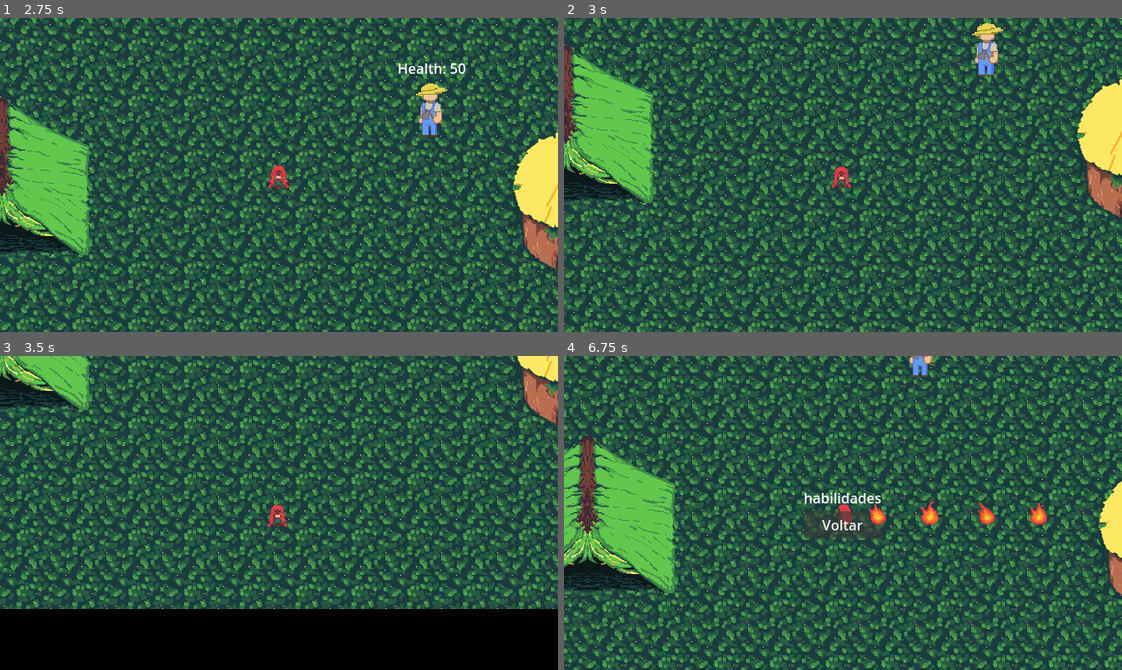
Above: before the commit, frames 1-4 (two rows, left to right).
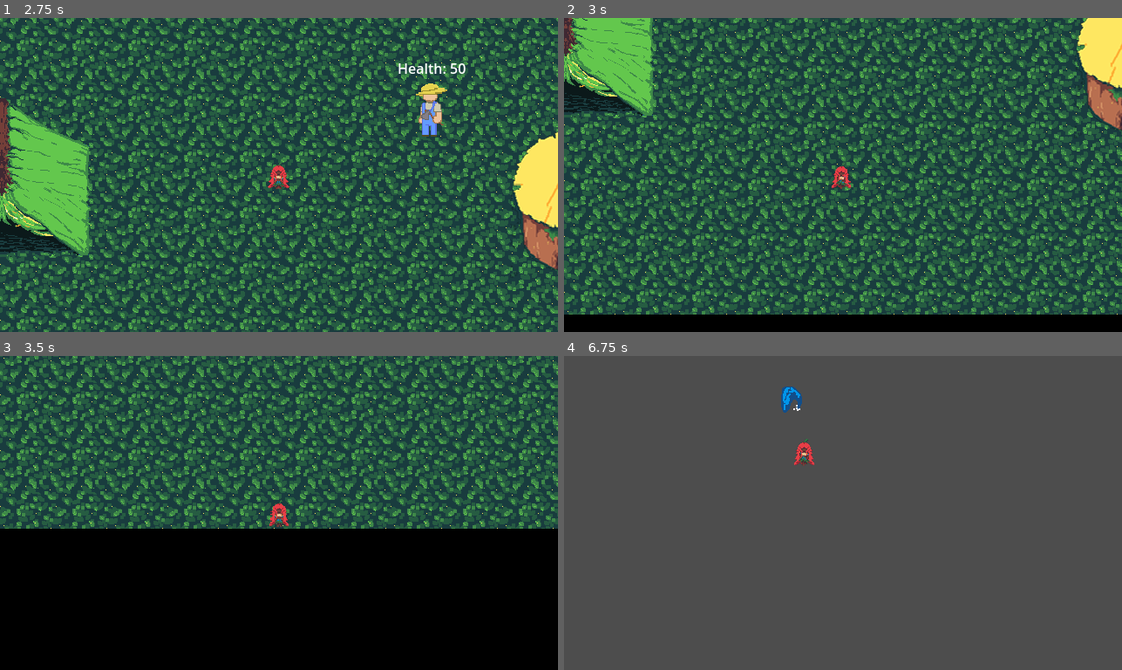
Above: after the commit, the same moments.

Repository: SamuelMTL/AmazonProject
Game: Godot game, scene res://scenes/MainMenuScene/MainMenu.tscn
Two runs of this game, one before a commit and one after it. Both use one fixed random seed, a clock stepped at 60 frames per second and the inputs below. Sound files missing from this copy of the repository are replaced by a short silence.
Inputs (mouse positions are in pixels of both pictures, inside the frame that each line leads up to):
- Up to frame 1 (2.75 s): click "Play" at 0.5 s; move the mouse to (401, 159) at 1.27 s; hold Right (ui_right) 1.28-2 s; tap 3 (equip_boleadeira) at 1.35 s; tap 2 (equip_lanca) at 1.55 s; click "Pular cutscene" at 2 s
- Up to frame 2 (3 s): move the mouse to (731, 190) at 2.77 s; hold Down (ui_down) from 2.78 s (still down); tap 2 (equip_lanca) at 2.85 s
- Up to frame 3 (3.5 s): keep holding Down (ui_down); tap 4 (equip_zarabatana) at 3.05 s
- Up to frame 4 (6.75 s): move the mouse to (898, 443) at 3.52 s; release Down (ui_down) at 3.53 s; hold Right (ui_right) 3.53-4.28 s; tap 4 (equip_zarabatana) at 3.6, 5.3 s; tap 3 (equip_boleadeira) at 3.8, 6.05 s; move the mouse to (815, 575) at 4.27 s; hold Up (ui_up) 4.28-5.03 s; tap R (BoitataPower) at 4.35 s; tap 2 (equip_lanca) at 4.55 s; move the mouse to (1010, 560) at 5.02 s; hold Left (ui_left) 5.03-6.53 s; tap Q (CurupiraPower) at 5.1 s; move the mouse to (675, 465) at 5.77 s; tap H (Habilidades) at 5.85 s; move the mouse to (870, 513) at 6.52 s; hold Down (ui_down) from 6.53 s (still down); tap E (IaraPower) at 6.6 s

Frame 1 is identical in both runs. In frame 2, 71% of the frame differs, in the area x 0-100%, y 0-100%; in frame 3, 62%; in frame 4, 100%.

Commit message:
adicionei a logica dos itens comprados afetarem os stats do player

Diff:
--- a/amazonproject/Components/PlayerComponent/jogador.gd
+++ b/amazonproject/Components/PlayerComponent/jogador.gd
@@ -6,7 +6,7 @@
 @onready var walking_sound = $WalkingSound # Som dos passos
 @onready var attack_sound = $AttackSound # Som de ataque (como só tem o "tacape", por enquanto, então não especifiquei "de qual arma")
 
-@export var speed: float = 150
+
 @export var attack_cooldown_time: float = 1.0
 
 @export var attack_damage: float = 5.0
@@ -55,7 +55,7 @@
 
 
 func move_entity(direction: Vector2):
-	velocity = direction.normalized() * speed
+	velocity = direction.normalized() * Global.player_speed
 	move_and_slide()
 	# Som dos passos se estiver andando (velocity):
 	if velocity:
@@ -84,14 +84,23 @@
 		weapon_equiped = "tacape"
 		print("tacape equipado")
 	elif Input.is_action_just_pressed("equip_lanca"):
-		weapon_equiped = "lanca"
-		print("lanca_equipada")
+		if PlayerInventory.weapons.has("Lança de Madeira Petrificada"):
+			weapon_equiped = "lanca"
+			print("lanca_equipada")
+		else:
+			print("O player nao tem a lanca")
 	elif Input.is_action_just_pressed("equip_boleadeira"):
-		weapon_equiped = "boleadeira"
-		print("boleadeira equipada")
+		if PlayerInventory.weapons.has("Boleadeira de Cipó"):
+			weapon_equiped = "boleadeira"
+			print("boleadeira equipada")
+		else:
+			print("O player nao tem a boleadeira")
 	elif Input.is_action_just_pressed("equip_zarabatana"):
-		weapon_equiped = "zarabatana"
-		print("zarabatana equipada")
+		if PlayerInventory.weapons.has("Zarabatana Espiritual"):
+			weapon_equiped = "zarabatana"
+			print("zarabatana equipada")
+		else:
+			print("O player nao tem a zarabatana")
 
 	if Input.is_action_just_pressed("CurupiraPower"):
 		activate_curupira_power()
--- a/amazonproject/scripts/global.gd
+++ b/amazonproject/scripts/global.gd
@@ -3,4 +3,17 @@
 var player_attacking = false
 var enemy_counter = 0
 
+var player_max_health = 100
 var player_health = 100
+
+var player_speed = 400
+
+func update_stats():
+	if PlayerInventory.armors.has("Lança de Madeira Petrificada"):
+		player_max_health += 10
+	elif PlayerInventory.armors.has("Peitoral de Casca de Samaúma"):
+		player_max_health += 20
+		player_speed -= 100
+	elif PlayerInventory.armors.has("Botas de Borracha Natural"):
+		player_max_health += 10
+		player_speed += 100
